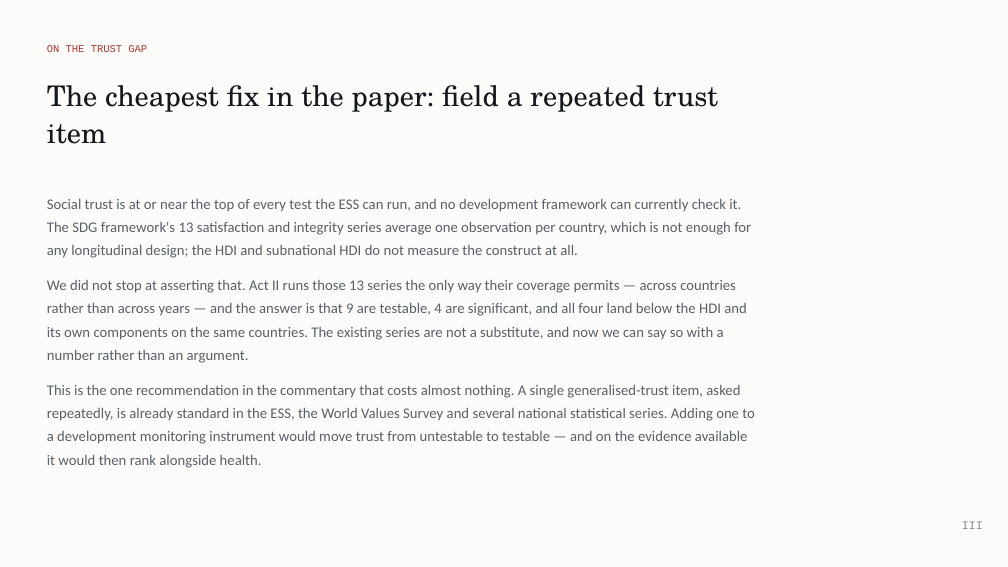
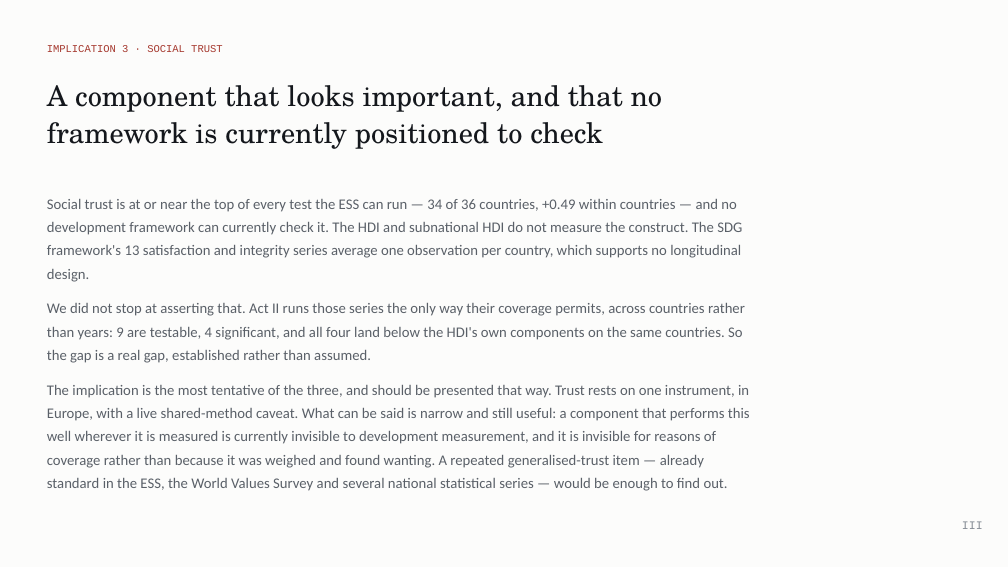
Before and after one commit to cwejnert/HDI-Happiness, a slide deck: slide 33 of deck/Measured_Where_It_Varies.pptx. Drawn at 1008x567 pixels with LibreOffice and Linux fonts; fonts in the diff are those of the drawing. Boxes give left, top, right and bottom in pixels: in the first picture for what was removed or moved away, otherwise in the second. Text is boxed around its words. In the diff, an @@ line names an element or a change of style, - is before the commit and + after.

```diff
--- a/deck/Measured_Where_It_Varies.pptx
+++ b/deck/Measured_Where_It_Varies.pptx
@@ text at (x1=47, y1=45, x2=222, y2=52): text changed @@
-ON THE TRUST GAP
+IMPLICATION 3 · SOCIAL TRUST
@@ text at (x1=47, y1=85, x2=663, y2=149): text changed @@
-The cheapest fix in the paper: field a repeated trust item
+A component that looks important, and that no framework is currently positioned to check
@@ text at (x1=47, y1=199, x2=750, y2=491): text changed @@
-Social trust is at or near the top of every test the ESS can run, and no development framework can currently check it. The SDG framework's 13 satisfaction and integrity series average one observation per country, which is not enough for any longitudinal design; the HDI and subnational HDI do not measure the construct at all.
-We did not stop at asserting that. Act II runs those 13 series the only way their coverage permits — across countries rather than across years — and the answer is that 9 are testable, 4 are significant, and all four land below the HDI and its own components on the same countries. The existing series are not a substitute, and now we can say so with a number rather than an argument.
-This is the one recommendation in the commentary that costs almost nothing. A single generalised-trust item, asked repeatedly, is already standard in the ESS, the World Values Survey and several national statistical series. Adding one to a development monitoring instrument would move trust from untestable to testable — and on the evidence available it would then rank alongside health.
+Social trust is at or near the top of every test the ESS can run — 34 of 36 countries, +0.49 within countries — and no development framework can currently check it. The HDI and subnational HDI do not measure the construct. The SDG framework's 13 satisfaction and integrity series average one observation per country, which supports no longitudinal design.
+We did not stop at asserting that. Act II runs those series the only way their coverage permits, across countries rather than years: 9 are testable, 4 significant, and all four land below the HDI's own components on the same countries. So the gap is a real gap, established rather than assumed.
+The implication is the most tentative of the three, and should be presented that way. Trust rests on one instrument, in Europe, with a live shared-method caveat. What can be said is narrow and still useful: a component that performs this well wherever it is measured is currently invisible to development measurement, and it is invisible for reasons of coverage rather than because it was weighed and found wanting. A repeated generalised-trust item — already standard in the ESS, the World Values Survey and several national statistical series — would be enough to find out.
```
Also in this commit, not shown: 10 other slides changed, 4 other files.
